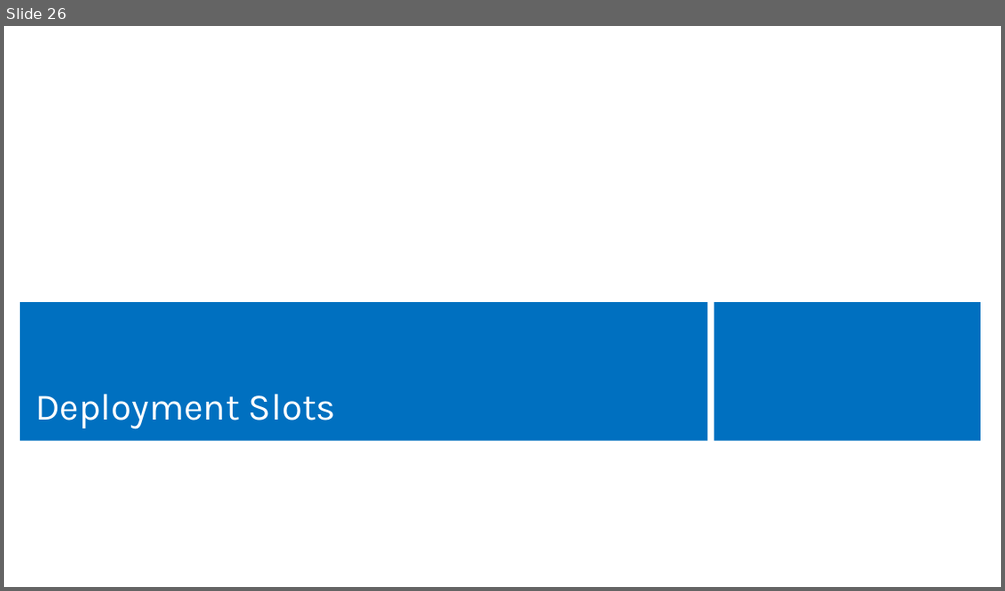
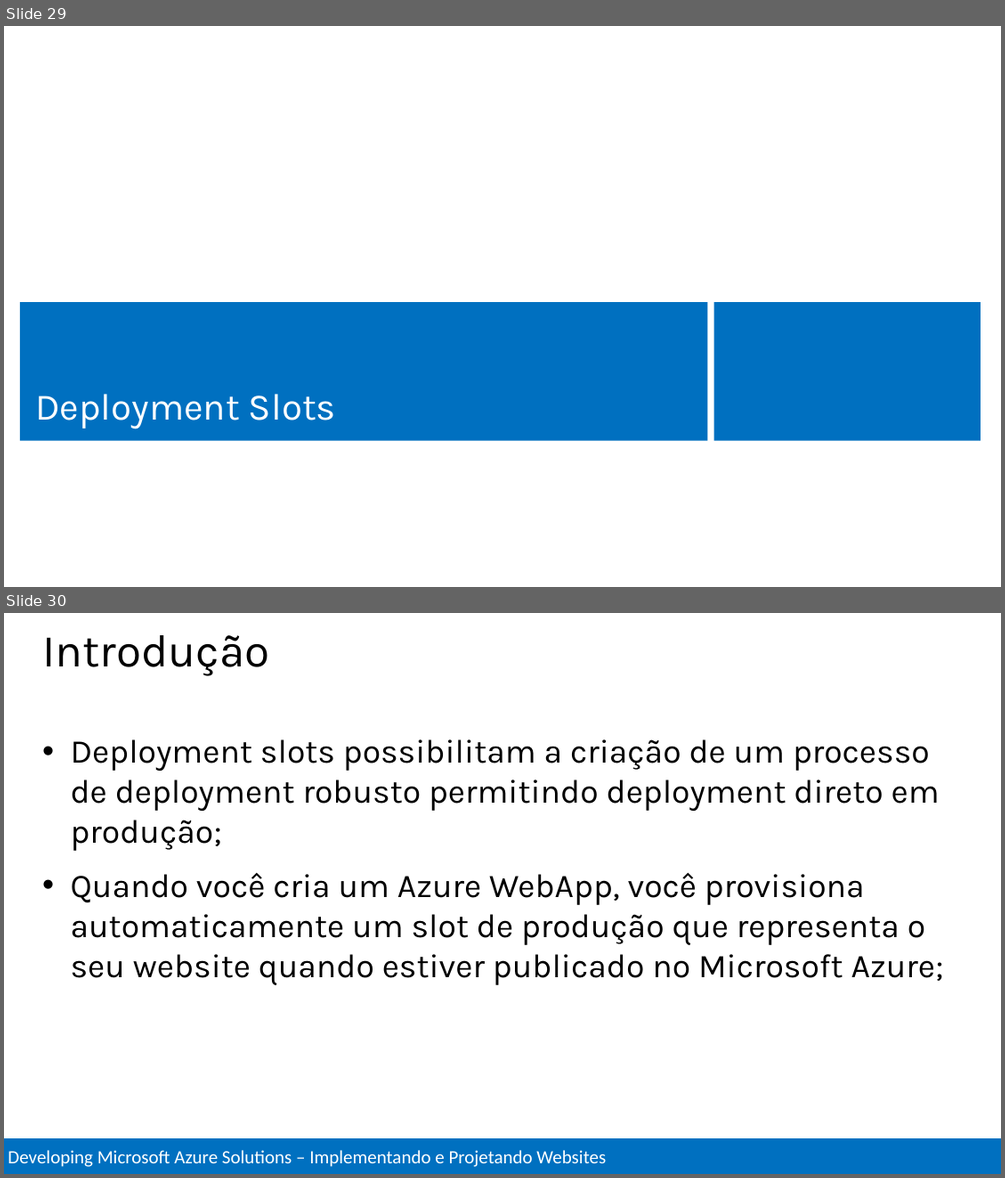
Before and after one commit to Evilazaro/MCSDAzureTraining, a slide deck: Implement and Design Websites/Implement and Design WebSites.pptx. Shown one above the other, each under a label of ours: slide 26 before the commit, slides 29 and 30 after it. The pictures are 1005x591 and 1005x1178 pixels, drawn with LibreOffice and Linux fonts; fonts in the diff are those of the drawing. Boxes give left, top, right and bottom in pixels: in the first picture for what was removed or moved away, otherwise in the second. Text is boxed around its words. In the diff, an @@ line names an element or a change of style, - is before the commit and + after.

Commit message:
Deployment

```diff
--- a/Implement and Design Websites/Implement and Design WebSites.pptx
+++ b/Implement and Design Websites/Implement and Design WebSites.pptx
@@ slide 30 added at bbox=[4, 613, 1001, 1174], background #FFFFFF @@
@@ title added at bbox=[42, 635, 269, 676], 44 pt, text #000000 @@
+Introdução
@@ text added at bbox=[71, 739, 944, 985], 32 pt, text #000000 @@
+• Deployment slots possibilitam a criação de um processo de deployment robusto permitindo deployment direto em produção;
+• Quando você cria um Azure WebApp, você provisiona automaticamente um slot de produção que representa o seu website quando estiver publicado no Microsoft Azure;
@@ rectangle added at bbox=[4, 1137, 1001, 1174], fill #0070C0, outline #FFFFFF 2 pt, 18 pt, text #FFFFFF @@
+Developing Microsoft Azure Solutions – Implementando e Projetando Websites
@@ what was slide 26 is now slide 29 @@
```
Also in this commit, not shown: 4 slides changed, 4 other slides added, 1 slide removed.
